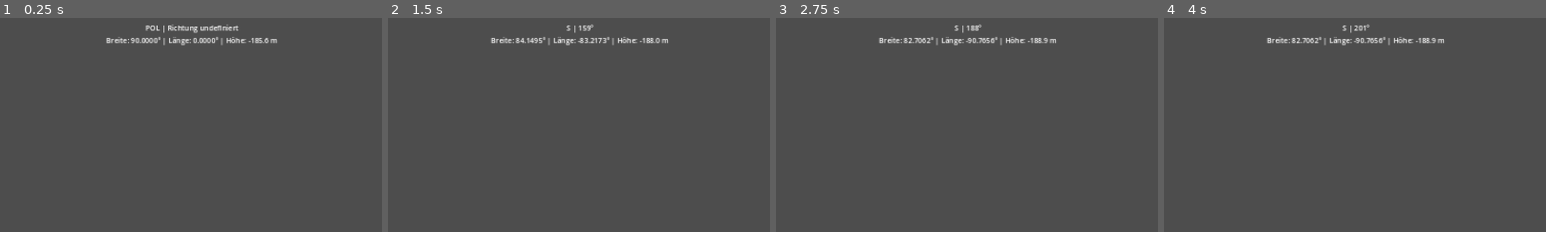
Above: before the commit, frames 1-4 (left to right).
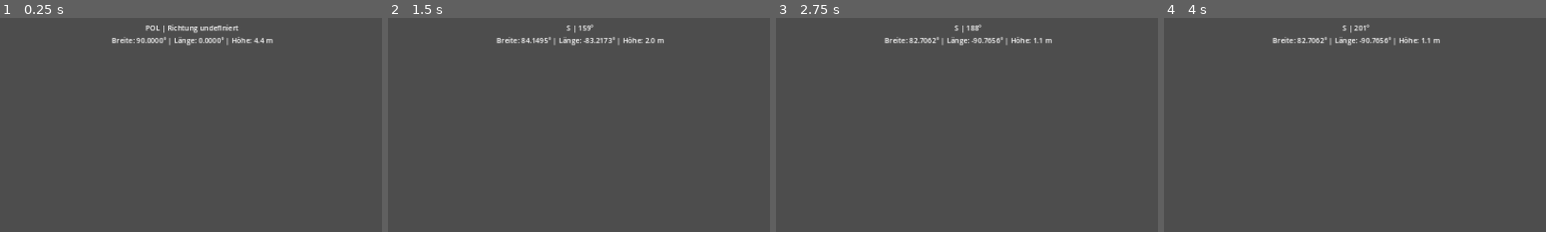
Above: after the commit, the same moments.

Repository: JojoCabana/The-Norloland
Game: Godot game, scene res://main.tscn
The game is run twice, just before and just after one commit, with the same random seed, the same clock (stepped at 60 frames per second) and the same inputs.
Inputs (mouse positions are % of the whole screen's width and height, from its top left):
- Up to frame 1 (0.25 s): no input
- Up to frame 2 (1.5 s): tap Enter at 0.5 s; move the mouse to (55, 49) at 0.52 s; hold W from 0.53 s (still down); tap Space at 0.77 s; move the mouse to (45, 50) at 1.27 s
- Up to frame 3 (2.75 s): keep holding W; tap Space at 1.52, 2 s; move the mouse to (52, 48) at 2.02 s
- Up to frame 4 (4 s): keep holding W; tap Enter at 2.75 s; move the mouse to (49, 51) at 2.77 s; tap Space at 3.02, 3.5, 3.77 s; move the mouse to (57, 51) at 3.52 s
The pictures show only the part of the screen within x 25-75%, y 0-50%; the shares and areas given below are measured in that part.

The runs differ from the first frame. In frame 1, 0.8% of the frame differs, in the area x 27-73%, y 8-13%; in frame 2, 0.8%; in frame 3, 0.8%, in the area x 27-74%, y 8-13%; in frame 4, 0.8%.

Commit message:
Set mini planet below 128m diameter and synchronize spawn and compass

Diff:
--- a/MiniPlanetDemo/compass.gd
+++ b/MiniPlanetDemo/compass.gd
@@ -1,6 +1,6 @@
 extends CanvasLayer
 ## Spherical navigation HUD: +Y north, +X longitude zero, planet centered at origin.
-@export var planet_radius: float = 250.0
+@export var planet_radius: float = 60.0
 @onready var player: Node3D = get_parent().get_node("Player")
 var label: Label
 
